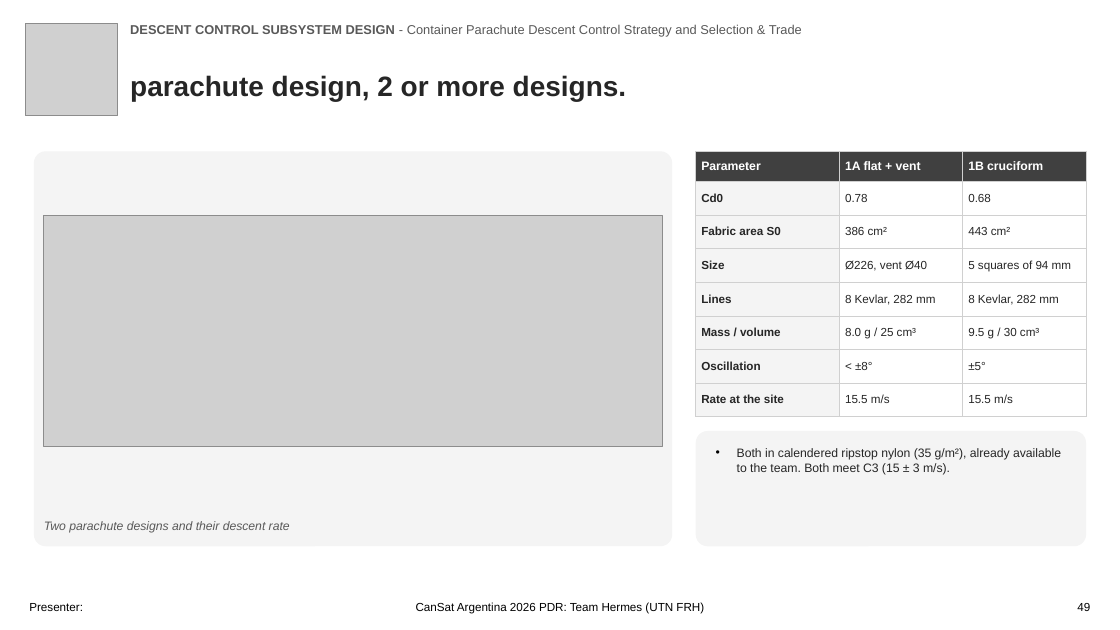
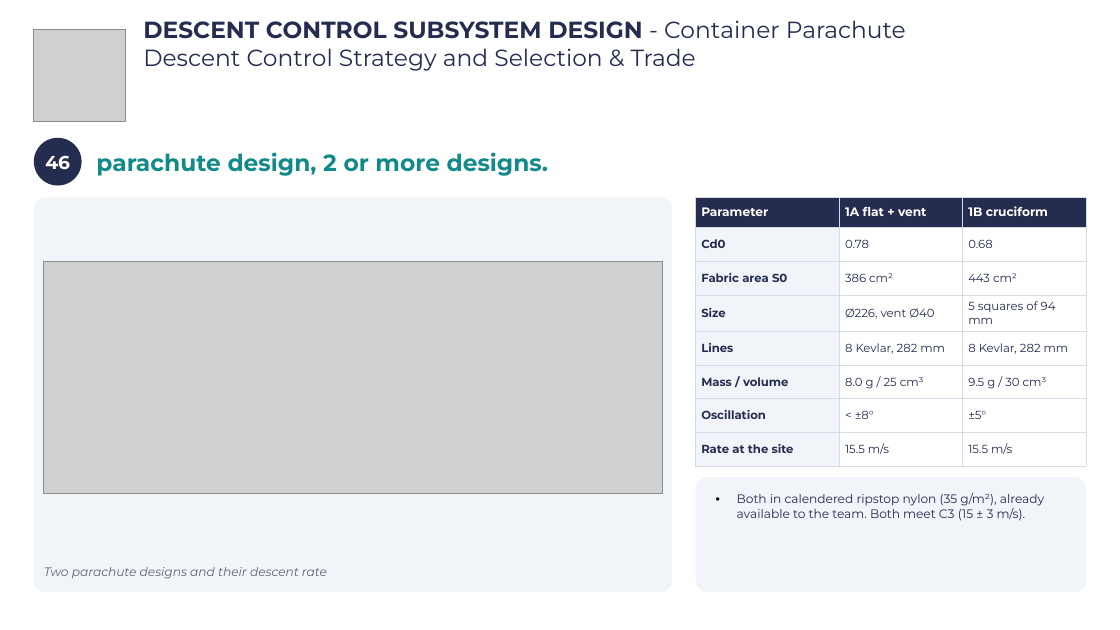
Before and after one commit to Caetano18/proyecto, a slide deck: slide 49 of cansat_pdr/laminas_plantilla/CanSat_PDR_Hermes_completo.pptx. Drawn at 1120x630 pixels with LibreOffice and Linux fonts; fonts in the diff are those of the drawing; grey boxes stand for pictures; background and template pictures are left out. Boxes give left, top, right and bottom in pixels: in the first picture for what was removed or moved away, otherwise in the second. Text is boxed around its words. In the diff, an @@ line names an element or a change of style, - is before the commit and + after.

```diff
--- a/cansat_pdr/laminas_plantilla/CanSat_PDR_Hermes_completo.pptx
+++ b/cansat_pdr/laminas_plantilla/CanSat_PDR_Hermes_completo.pptx
@@ picture: place and size @@
-picture at (25, 24, 118, 116)
+picture at (34, 29, 125, 121)
@@ text "DESCENT CONTROL SUBSYSTEM DESIGN - ...": place and size @@
-text "DESCENT CONTROL SUBSYSTEM DESIGN - ..." at (130, 24, 802, 37)
+text "DESCENT CONTROL SUBSYSTEM DESIGN - ..." at (143, 20, 906, 71)
@@ text "DESCENT CONTROL SUBSYSTEM DESIGN - ..." at (143, 20, 906, 71): size 11 to 20 pt, font Arial to Montserrat, text colour #595959 to #242C4F @@
@@ ellipse added at (34, 138, 82, 186), fill #242C4F, 16 pt, text #FFFFFF, bold @@
+46
@@ text "parachute design, 2 or more ...": place and size @@
-text "parachute design, 2 or more ..." at (130, 75, 626, 102)
+text "parachute design, 2 or more ..." at (96, 152, 548, 176)
@@ text "parachute design, 2 or more ..." at (96, 152, 548, 176): size 24 to 20 pt, font Arial to Montserrat, text colour #262626 to #138A8A @@
@@ 2 rounded rectangles, 1 text, 1 table, 1 picture: place and size @@
-2 rounded rectangles, 1 text, 1 table, 1 picture at (34, 151, 1086, 546)
+2 rounded rectangles, 1 text, 1 table, 1 picture at (34, 197, 1086, 592)
@@ rounded rectangle at (34, 197, 672, 592): fill #F4F4F4 to #F1F4F9 @@
@@ table at (696, 197, 1086, 463) @@
@@ fill #404040 to #242C4F in row 1 @@
@@ fill #F4F4F4 to #F1F4F9 in 7 cells @@
@@ font Arial to Montserrat @@
@@ text colour #262626 to #242C4F in "Cd0", "0.78", "0.68", "Fabric area S0" and 17 more places @@
@@ borders changed @@
@@ rounded rectangle "Both in calendered ripstop nylon ..." at (696, 477, 1086, 592): font Arial to Montserrat, text colour #262626 to #242C4F; fill #F4F4F4 to #F1F4F9 @@
@@ text "Two parachute designs and their ..." at (44, 567, 327, 579): font Arial to Montserrat, text colour #595959 to #5B6478 @@
@@ text removed at (29, 603, 83, 611) @@
-Presenter:
@@ text removed at (416, 602, 704, 614) @@
-CanSat Argentina 2026 PDR: Team Hermes (UTN FRH)
@@ text removed at (1077, 603, 1090, 611) @@
-49
```
Also in this commit, not shown: 105 other slides changed, 18 other files.
